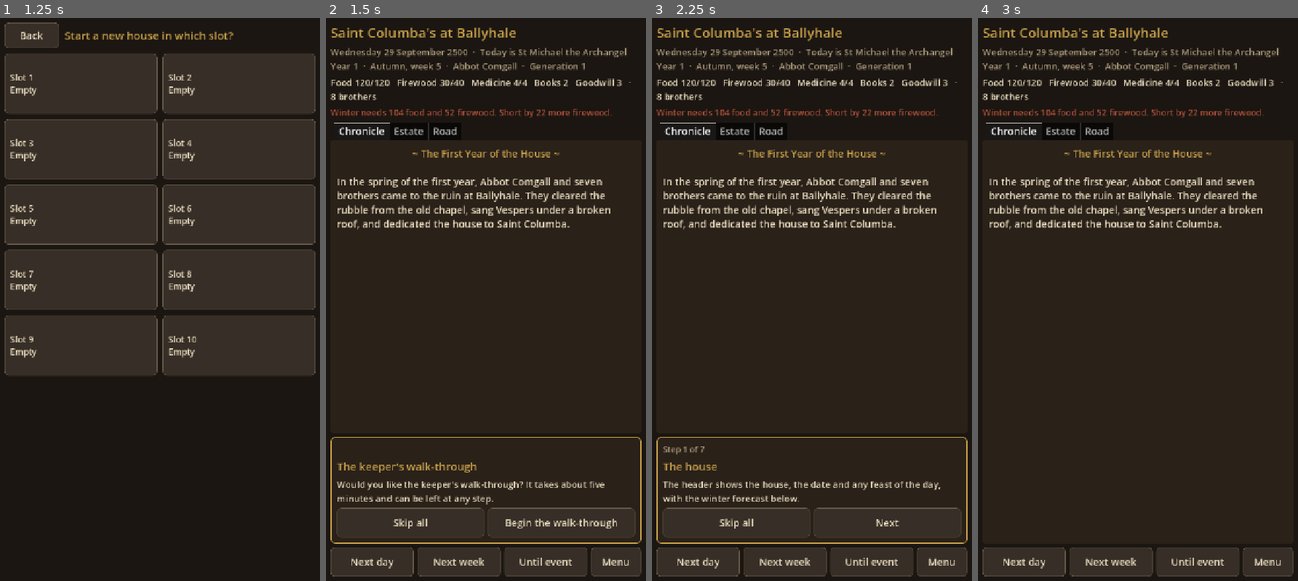
Above: before the commit, frames 1-4 (left to right).
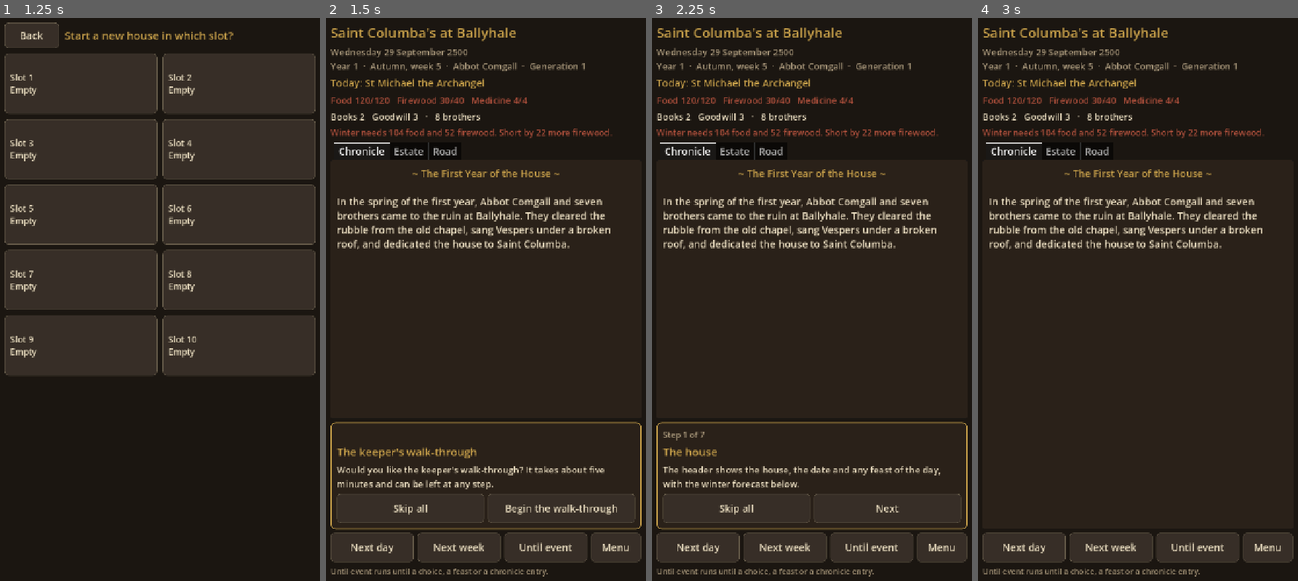
Above: after the commit, the same moments.

Repository: cavaleirobrancopensante/The-Annals
Game: Godot game, scene res://scenes/menu.tscn
The game is run twice, just before and just after one commit, with the same random seed, the same clock (stepped at 60 frames per second) and the same inputs.
Inputs:
- Up to frame 1 (1.25 s): click "New house" at 0.5 s
- Up to frame 2 (1.5 s): click "Slot 1 Empty" at 1.25 s
- Up to frame 3 (2.25 s): click "Begin the walk-through" at 2 s
- Up to frame 4 (3 s): click "Skip all" at 2.75 s

Frame 1 is identical in both runs. In frame 2, 17% of the frame differs, in the area x 1-99%, y 5-100%; in frame 3, 16%; in frame 4, 13%.

Commit message:
Menus: header, event sheet, road labels and chronicle dot
- Header: the feast on its own gold line; resources split into two lines that no longer wrap mid-item; red when the winter stores are short.
- Bottom bar: "Until event" with a line under it saying what it runs until.
- Event sheet: a full-height scrolling panel that takes the tabs' place; check choices show their roll under the label when tutorial hints are on.
- Road map: place names are placed per map data (left, right, above, below) with a dark halo so they stay readable.
- Chronicle tab shows a dot for entries added while another tab is open.
- New labels translated in English, Brazilian Portuguese and Spanish.

Co-Authored-By: Claude Haiku 5.5 <noreply@anthropic.com>
Claude-Session: https://claude.ai/code/session_01RGTv9gHFZVCefX9kd8APwz

Diff:
--- a/data/road/map.json
+++ b/data/road/map.json
@@ -50,7 +50,8 @@
       "distance": 3,
       "x": 0.34,
       "y": 0.36,
-      "desc": "A hermit's island in a grey lake, reached by a boat that may not be there."
+      "desc": "A hermit's island in a grey lake, reached by a boat that may not be there.",
+      "label": "left"
     },
     {
       "id": "knockmore",
@@ -60,7 +61,8 @@
       "distance": 2,
       "x": 0.4,
       "y": 0.2,
-      "desc": "A stone hold on a hill, with dogs at the gate and a lord who keeps accounts."
+      "desc": "A stone hold on a hill, with dogs at the gate and a lord who keeps accounts.",
+      "label": "left"
     },
     {
       "id": "slieve_bloom",
@@ -80,7 +82,8 @@
       "distance": 3,
       "x": 0.44,
       "y": 0.56,
-      "desc": "A market town at the Shannon crossing, where the Tollmaster's men count every cart."
+      "desc": "A market town at the Shannon crossing, where the Tollmaster's men count every cart.",
+      "label": "left"
     },
     {
       "id": "kilcullen",
@@ -100,7 +103,8 @@
       "distance": 3,
       "x": 0.54,
       "y": 0.36,
-      "desc": "Old turbines stand dead on the bog. Some still turn in a strong wind."
+      "desc": "Old turbines stand dead on the bog. Some still turn in a strong wind.",
+      "label": "above"
     },
     {
       "id": "glen_of_imaal",
@@ -110,7 +114,8 @@
       "distance": 4,
       "x": 0.68,
       "y": 0.7,
-      "desc": "Scattered farms in a green glen, with a hurling field and a wary headman."
+      "desc": "Scattered farms in a green glen, with a hurling field and a wary headman.",
+      "label": "left"
     },
     {
       "id": "kilmore_quay",
@@ -120,7 +125,8 @@
       "distance": 5,
       "x": 0.82,
       "y": 0.84,
-      "desc": "A harbour of fishing boats and smoked fish, where the sea wind never stops."
+      "desc": "A harbour of fishing boats and smoked fish, where the sea wind never stops.",
+      "label": "left"
     },
     {
       "id": "clare_cliffs",
--- a/scripts/autoload/event_engine.gd
+++ b/scripts/autoload/event_engine.gd
@@ -257,11 +257,19 @@
 		var label := Chronicle.format(ch.get("label", "..."), ctx)
 		if ch.has("check"):
 			label += "  [%s, %s]" % [_check_name(ch["check"]), Skills.difficulty_word(int(ch["check"].get("difficulty", Skills.EASY)))]
-		choices.append({
+		var entry := {
 			"label": label,
 			"enabled": requirements_met(ch),
 			"requires": ch.get("requires", {}),
-		})
+		}
+		if ch.has("check"):
+			var c: Dictionary = ch["check"]
+			entry["roll"] = {
+				"stat": str(Skills.stat_names.get(str(c.get("stat", "")), c.get("stat", ""))),
+				"skill": _check_name(c),
+				"difficulty": int(c.get("difficulty", Skills.EASY)),
+			}
+		choices.append(entry)
 	return {
 		"id": card["id"],
 		"title": Chronicle.format(card.get("title", ""), ctx),
--- a/scripts/ui/main.gd
+++ b/scripts/ui/main.gd
@@ -11,7 +11,11 @@
 
 var title_label: Label
 var status_label: Label
+var feast_label: Label
 var resources_label: Label
+var stores_label: Label
+var until_hint: Label
+var _unread := 0
 var forecast_label: Label
 var tabs: TabContainer
 var chronicle_text: RichTextLabel
@@ -89,8 +93,12 @@
 	root.add_child(title_label)
 	status_label = _label(20, DIM)
 	root.add_child(status_label)
+	feast_label = _label(22, GOLD)
+	root.add_child(feast_label)
 	resources_label = _label(20, PARCHMENT)
 	root.add_child(resources_label)
+	stores_label = _label(20, PARCHMENT)
+	root.add_child(stores_label)
 	forecast_label = _label(19, DIM)
 	root.add_child(forecast_label)
 
@@ -110,6 +118,10 @@
 	estate_box.add_theme_constant_override("separation", 10)
 	estate_scroll.add_child(estate_box)
 	_build_road_tab()
+	tabs.set_tab_title(0, tr("house.chronicle"))
+	tabs.set_tab_title(1, tr("house.estate"))
+	tabs.set_tab_title(2, tr("house.road"))
+	tabs.tab_changed.connect(_on_tab_changed)
 
 	event_panel = PanelContainer.new()
 	event_panel.add_theme_stylebox_override("panel", _box(PANEL, GOLD, 2, 10, 16))
@@ -117,7 +129,13 @@
 	root.add_child(event_panel)
 	var ev := VBoxContainer.new()
 	ev.add_theme_constant_override("separation", 10)
-	event_panel.add_child(ev)
+	event_panel.size_flags_vertical = Control.SIZE_EXPAND_FILL
+	var ev_scroll := ScrollContainer.new()
+	ev_scroll.horizontal_scroll_mode = ScrollContainer.SCROLL_MODE_DISABLED
+	ev_scroll.size_flags_vertical = Control.SIZE_EXPAND_FILL
+	event_panel.add_child(ev_scroll)
+	ev.size_flags_horizontal = Control.SIZE_EXPAND_FILL
+	ev_scroll.add_child(ev)
 	event_title = _label(24, GOLD)
 	ev.add_child(event_title)
 	event_text = RichTextLabel.new()
@@ -173,6 +191,9 @@
 	controls_box = HBoxContainer.new()
 	controls_box.add_theme_constant_override("separation", 8)
 	root.add_child(controls_box)
+	until_hint = _label(17, DIM)
+	until_hint.text = tr("house.until_hint")
+	root.add_child(until_hint)
 	var day_btn := _button(tr("house.next_day"))
 	day_btn.pressed.connect(_on_next_day)
 	controls_box.add_child(day_btn)
@@ -247,14 +268,18 @@
 	title_label.text = WorldState.full_house_name()
 	var ab := WorldState.abbot()
 	var feasts := Calendar.feasts_on(WorldState.cal_year, WorldState.cal_month, WorldState.cal_day)
-	var today := "  ·  Today is %s" % str(feasts[0]["name"]) if not feasts.is_empty() else ""
-	status_label.text = "%s%s\nYear %d  ·  %s, week %d  ·  Abbot %s  ·  Generation %d" % [
-		WorldState.date_text(), today, WorldState.year(), WorldState.season().capitalize(),
+	status_label.text = "%s\nYear %d  ·  %s, week %d  ·  Abbot %s  ·  Generation %d" % [
+		WorldState.date_text(), WorldState.year(), WorldState.season().capitalize(),
 		WorldState.week_in_season(), ab.get("name", "none"), WorldState.generation]
-	resources_label.text = "Food %d/%d   Firewood %d/%d   Medicine %d/%d   Books %d   Goodwill %d   ·   %d brothers" % [
+	feast_label.visible = not feasts.is_empty()
+	if not feasts.is_empty():
+		feast_label.text = tr("house.feast") % str(feasts[0]["name"])
+	resources_label.text = "Food %d/%d   Firewood %d/%d   Medicine %d/%d" % [
 		WorldState.res("food"), WorldState.cap("food"), WorldState.res("firewood"), WorldState.cap("firewood"),
-		WorldState.res("medicine"), WorldState.cap("medicine"), WorldState.res("books"), WorldState.res("goodwill"),
-		WorldState.living_monks().size()]
+		WorldState.res("medicine"), WorldState.cap("medicine")]
+	resources_label.add_theme_color_override("font_color", RED if _winter_short() else PARCHMENT)
+	stores_label.text = "Books %d   Goodwill %d   ·   %d brothers" % [
+		WorldState.res("books"), WorldState.res("goodwill"), WorldState.living_monks().size()]
 	forecast_label.text = _forecast_text()
 	forecast_label.add_theme_color_override("font_color", RED if _winter_short() else DIM)
 	_render_estate_if_changed()
@@ -266,8 +291,9 @@
 	var sheet_open := settings_sheet.visible
 	event_panel.visible = waiting and not sheet_open
 	controls_box.visible = controls_box.visible and not sheet_open
-	tabs.visible = not sheet_open
+	tabs.visible = not sheet_open and not waiting
 	settings_sheet.visible = sheet_open
+	until_hint.visible = controls_box.visible
 	_refresh_tutorial()
 
 
@@ -696,6 +722,19 @@
 
 func _on_chronicle_added(e: Dictionary) -> void:
 	_append_entry(e)
+	if tabs.current_tab != 0:
+		_unread += 1
+		_update_chronicle_title()
+
+
+func _on_tab_changed(index: int) -> void:
+	if index == 0:
+		_unread = 0
+	_update_chronicle_title()
+
+
+func _update_chronicle_title() -> void:
+	tabs.set_tab_title(0, tr("house.chronicle") + (" •" if _unread > 0 else ""))
 
 
 # --- Events -------------------------------------------------------------
@@ -719,14 +758,21 @@
 				needs.append("%d %s" % [int(ch["requires"][r]), r])
 			b.text += "  (needs %s)" % ", ".join(needs)
 			b.disabled = true
+		if Settings.hints and ch.has("roll"):
+			var roll: Dictionary = ch["roll"]
+			b.text += "\n" + tr("event.roll") % [roll["stat"], roll["skill"], int(roll["difficulty"])]
 		b.pressed.connect(_on_choice.bind(i))
 		choices_box.add_child(b)
 	event_panel.visible = true
+	tabs.visible = false
 	controls_box.visible = false
+	until_hint.visible = false
+	tutorial_box.visible = false
 
 
 func _on_choice(index: int) -> void:
 	event_panel.visible = false
+	tabs.visible = true
 	Game.choose(index)
 
 
@@ -765,6 +811,7 @@
 	tabs.visible = false
 	event_panel.visible = false
 	controls_box.visible = false
+	until_hint.visible = false
 	tutorial_box.visible = false
 
 
--- a/scripts/ui/road_map.gd
+++ b/scripts/ui/road_map.gd
@@ -51,10 +51,25 @@
 			draw_arc(p, 15.0, 0.0, TAU, 32, Color("c9a14a"), 3.0)
 		if n["id"] == selected:
 			draw_arc(p, 17.0, 0.0, TAU, 32, INK, 2.0)
-		draw_string(font, p + Vector2(14, 6), str(n["name"]), HORIZONTAL_ALIGNMENT_LEFT, -1, 18, INK)
+		_draw_label(font, p, str(n["name"]), str(n.get("label", "right")))
 
 	draw_rect(Rect2(house - Vector2(8, 8), Vector2(16, 16)), INK)
-	draw_string(font, house + Vector2(14, 6), "the house", HORIZONTAL_ALIGNMENT_LEFT, -1, 18, INK)
+	_draw_label(font, house, "the house", "right")
+
+
+## Draws a place name beside its dot on the side the map data gives, with a dark halo so it reads over lines.
+func _draw_label(font: Font, p: Vector2, text: String, side: String) -> void:
+	var w := font.get_string_size(text, HORIZONTAL_ALIGNMENT_LEFT, -1, 18).x
+	var at := p + Vector2(14, 6)
+	match side:
+		"left":
+			at = p + Vector2(-14 - w, 6)
+		"above":
+			at = p + Vector2(-w / 2.0, -14)
+		"below":
+			at = p + Vector2(-w / 2.0, 26)
+	draw_string_outline(font, at, text, HORIZONTAL_ALIGNMENT_LEFT, -1, 18, 4, Color("231c15"))
+	draw_string(font, at, text, HORIZONTAL_ALIGNMENT_LEFT, -1, 18, INK)
 
 
 func _gui_input(event: InputEvent) -> void:
--- a/scripts/ui/strings.gd
+++ b/scripts/ui/strings.gd
@@ -73,6 +73,12 @@
 	"tut.paths.text": ["Skills grow by work and training. A brother's path shows as ? until an event reveals it.", "As hab …(239 unchanged characters)…
 	"tut.menu.title": ["The menu", "O menu", "El menú"],
 	"tut.menu.text": ["The Menu button saves the chronicle as text, opens Settings and returns you to the main menu. You c …(319 unchanged characters)…
+	"house.chronicle": ["Chronicle", "Crônica", "Crónica"],
+	"house.estate": ["Estate", "Propriedade", "Hacienda"],
+	"house.road": ["Road", "Estrada", "Camino"],
+	"house.until_hint": ["Until event runs until a choice, a feast or a chronicle entry.", "Até o evento corre até uma escolha, uma festa ou um registro na crônica.", "Hasta el evento avanza hasta una decisión, una fiesta o una entrada en la crónica."],
+	"house.feast": ["Today: %s", "Hoje: %s", "Hoy: %s"],
+	"event.roll": ["Dice: 2d6 + %s + %s against %d", "Dados: 2d6 + %s + %s contra %d", "Dados: 2d6 + %s + %s contra %d"],
 }
 
 
Not shown, changed: docs/MENUS.md
